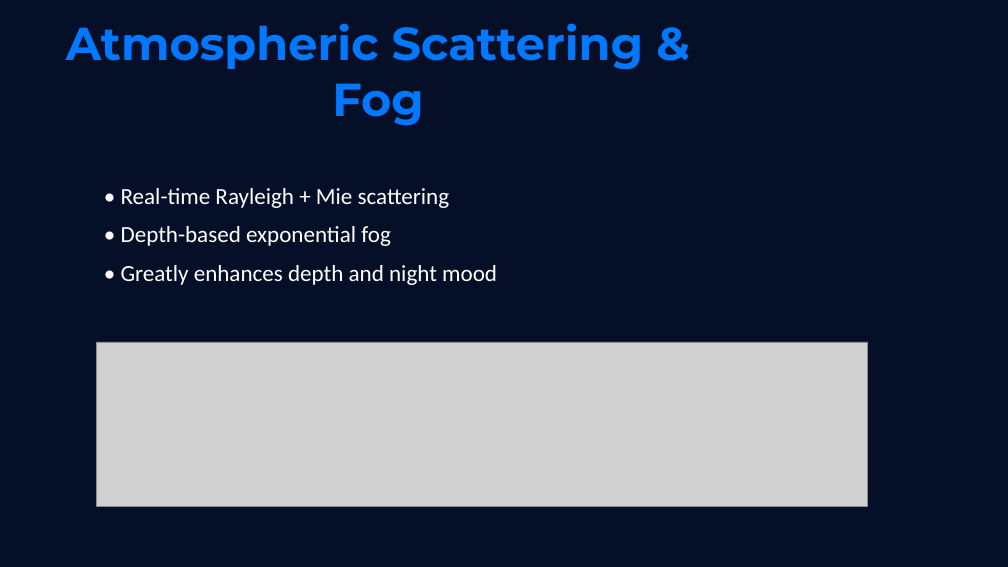
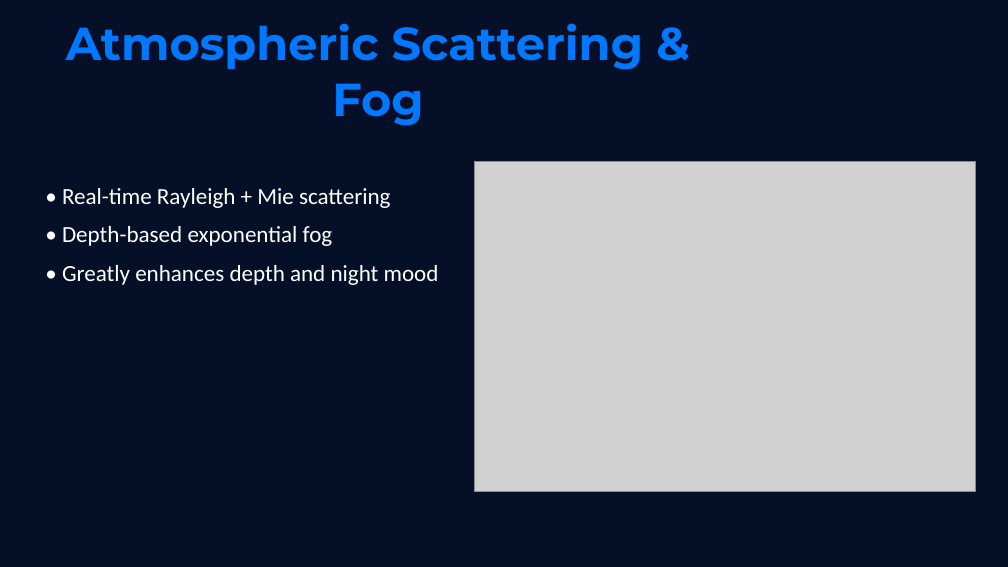
Before and after one commit to Morphex-Mo/COMP4422-Computer-Graphics-Proj, a slide deck: slide 8 of Star_Collector_Presentation_Perfect_16pages.pptx. Drawn at 1008x567 pixels with LibreOffice and Linux fonts; fonts in the diff are those of the drawing; grey boxes stand for pictures. Boxes give left, top, right and bottom in pixels: in the first picture for what was removed or moved away, otherwise in the second. Text is boxed around its words. In the diff, an @@ line names an element or a change of style, - is before the commit and + after.

```diff
--- a/Star_Collector_Presentation_Perfect_16pages.pptx
+++ b/Star_Collector_Presentation_Perfect_16pages.pptx
@@ text "• Real-time Rayleigh + Mie ...": place and size @@
-text "• Real-time Rayleigh + Mie ..." at (121, 188, 497, 285)
+text "• Real-time Rayleigh + Mie ..." at (62, 188, 439, 285)
@@ picture added at (474, 162, 975, 492) @@
@@ picture removed at (96, 342, 867, 507) @@
```
Also in this commit, not shown: 3 other slides changed, 5 other files.
